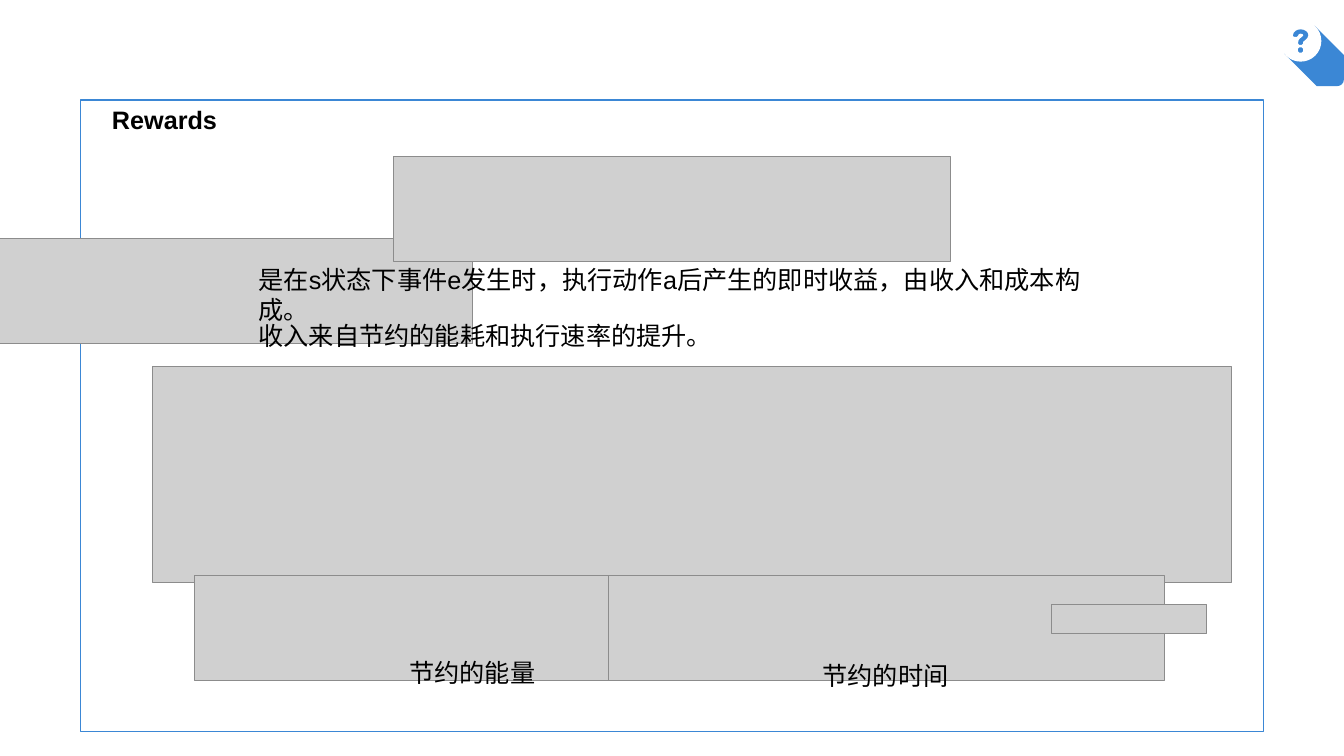
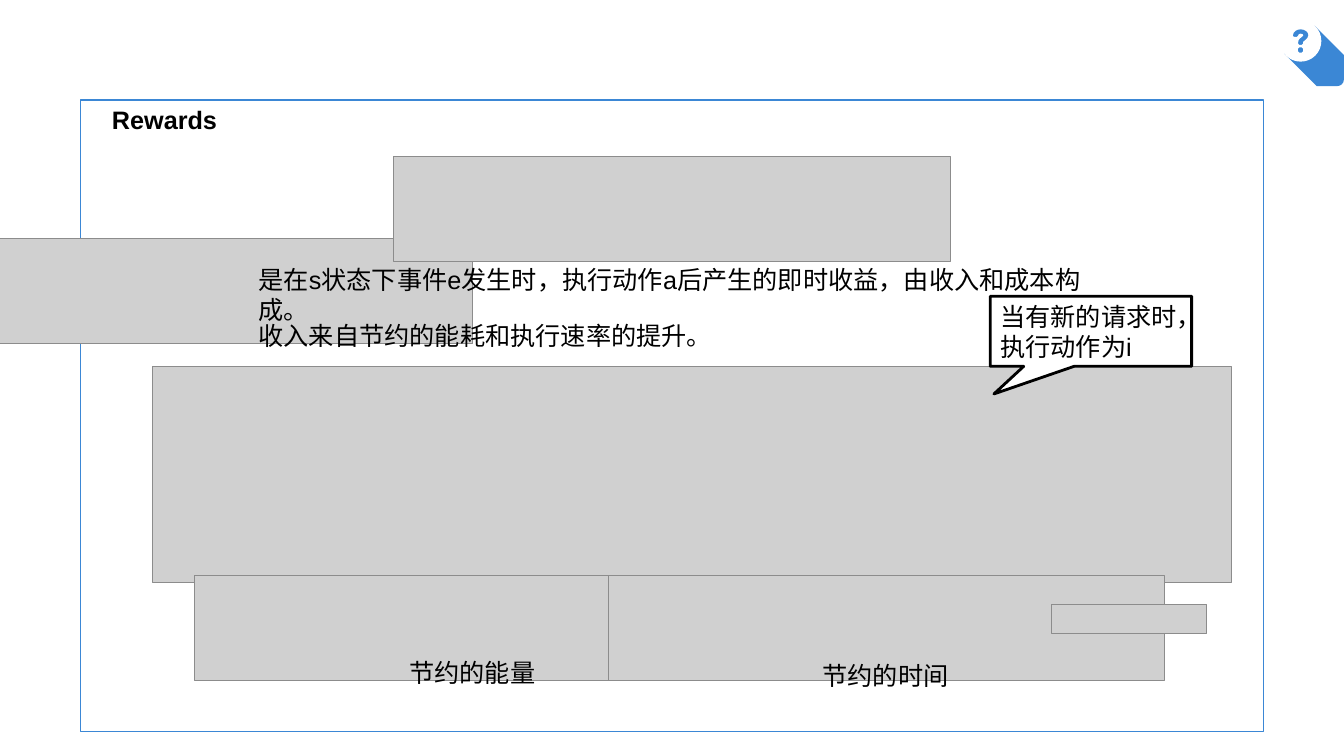
Before and after one commit to AlfredChiang/Mobile-Edge-Computing, a slide deck: slide 7 of Resource-Allocation-in-Vehicular-Cloud-Computing-Systems-With-Heterogeneous-Vehicles-and-Roadside-Units/2019-01-08.pptx (slide 6 before the commit). Drawn at 1344x756 pixels with LibreOffice and Linux fonts; fonts in the diff are those of the drawing; grey boxes stand for pictures; background and template pictures are left out. Boxes give left, top, right and bottom in pixels: in the first picture for what was removed or moved away, otherwise in the second. Text is boxed around its words. In the diff, an @@ line names an element or a change of style, - is before the commit and + after.

```diff
--- a/Resource-Allocation-in-Vehicular-Cloud-Computing-Systems-With-Heterogeneous-Vehicles-and-Roadside-Units/2019-01-08.pptx
+++ b/Resource-Allocation-in-Vehicular-Cloud-Computing-Systems-With-Heterogeneous-Vehicles-and-Roadside-Units/2019-01-08.pptx
@@ speech box added at (990,296,1192,367), fill #FFFFFF, outline #000000 2 pt, 18 pt, text #000000 @@
+当有新的请求时，执行动作为i
```
Also in this commit, not shown: 3 other slides changed, 5 slides added, 3 slides removed, 4 other files.
